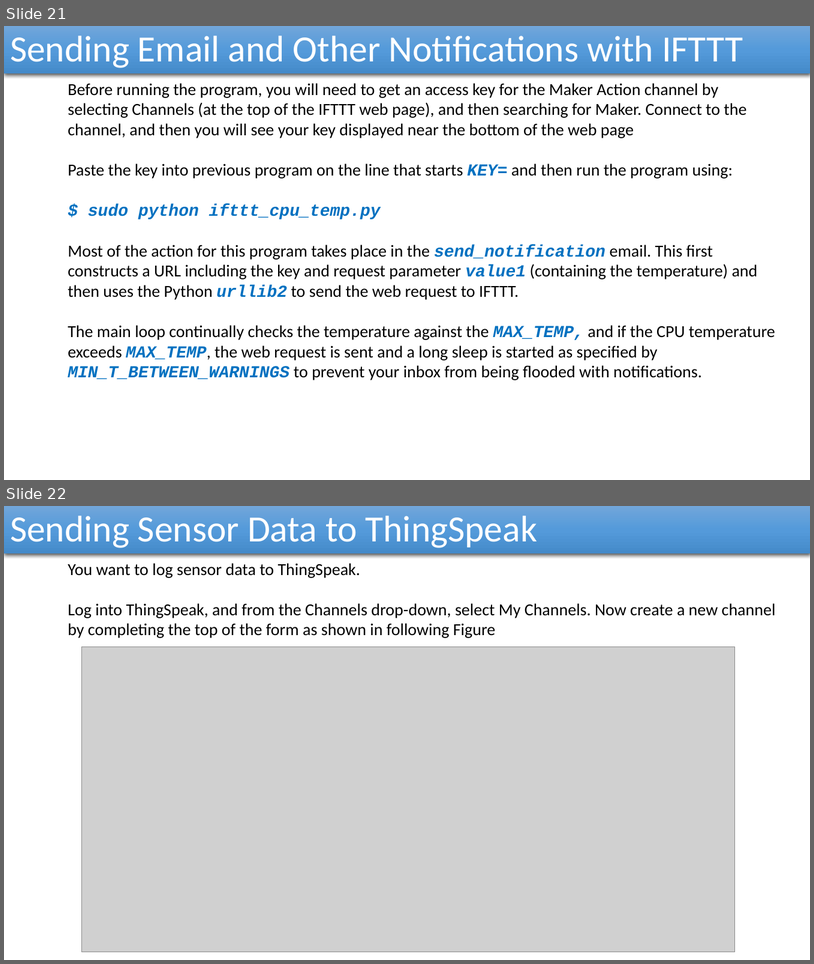
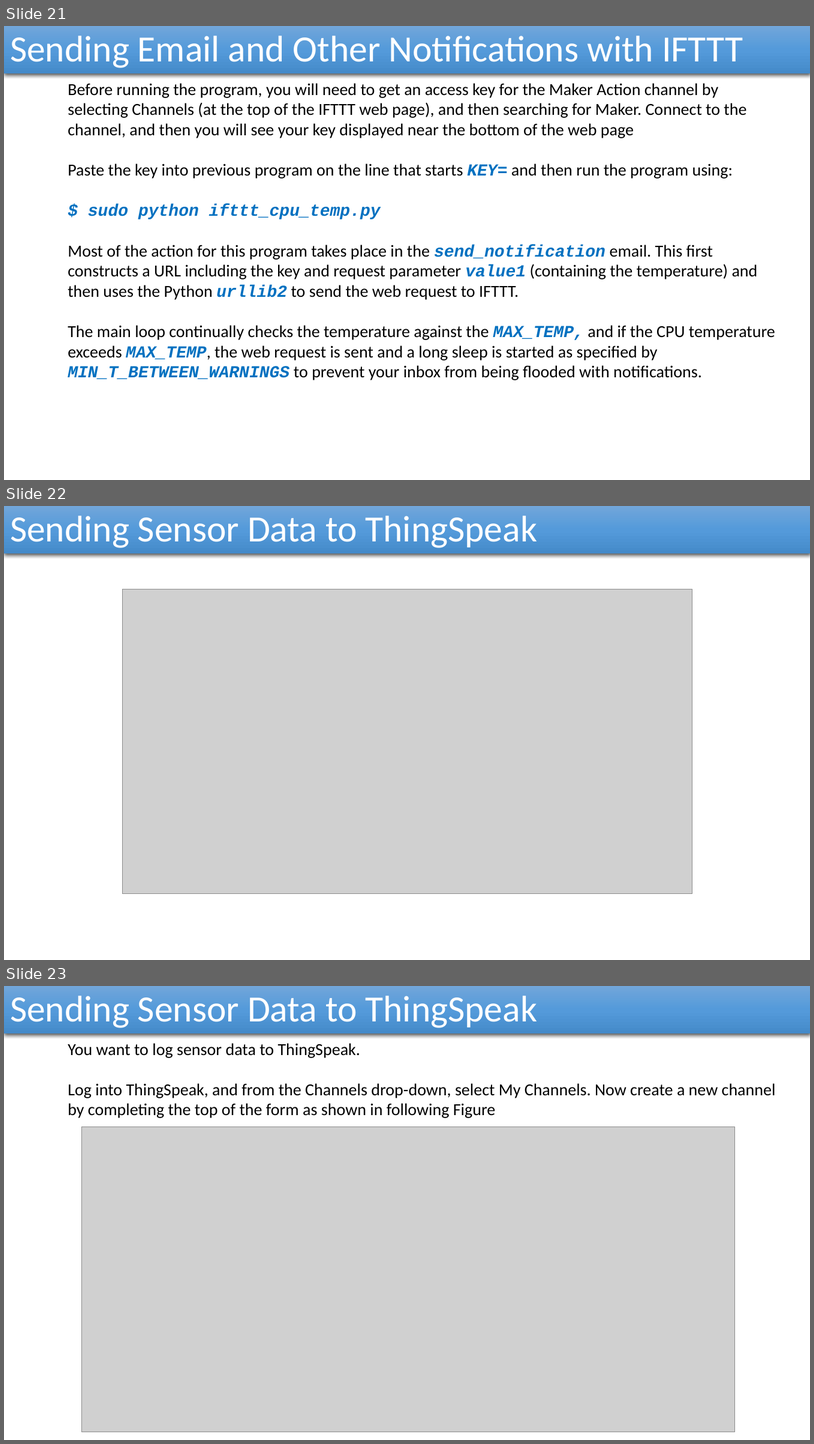
Before and after one commit to reza-arjmandi/rpi-course, a slide deck: session6/presentation/Internet Of Things.pptx. Shown one above the other, each under a label of ours: slides 21 and 22 before the commit, slides 21, 22 and 23 after it. The pictures are 814x964 and 814x1444 pixels, drawn with LibreOffice and Linux fonts; fonts in the diff are those of the drawing; grey boxes stand for pictures. Boxes give left, top, right and bottom in pixels: in the first picture for what was removed or moved away, otherwise in the second. Text is boxed around its words. In the diff, an @@ line names an element or a change of style, - is before the commit and + after.

Commit message:
update Internet Of Things presentation file

```diff
--- a/session6/presentation/Internet Of Things.pptx
+++ b/session6/presentation/Internet Of Things.pptx
@@ slide 22 added at box(4, 506, 810, 960), background #FFFFFF @@
@@ rectangle added at box(4, 506, 810, 554), fill gradient #71A6DB to #559BDB to #448ACA, 44 pt, text #FFFFFF @@
+Sending Sensor Data to ThingSpeak
@@ picture added at box(123, 589, 693, 894) @@
@@ what was slide 22 is now slide 23 @@
```
